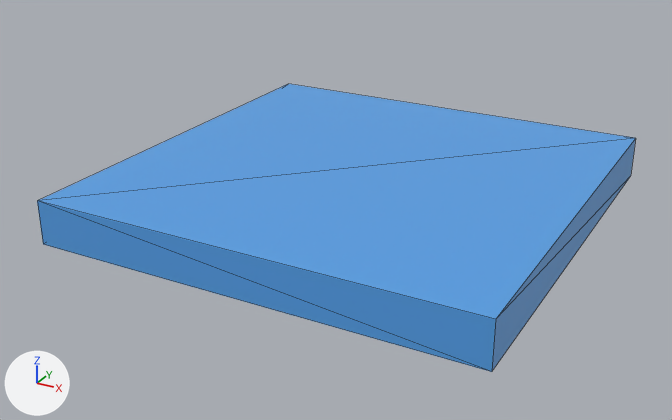
One commit to the glTF model glbfs/farside.gltf: the scene before it, then after it.
The view is the same before and after, from a 50 mm lens placed at (18.0, -35.2, 16.2), pointed at (-0.6, -1.3, -0.8). Every picture has the same lights, and +X, +Y and +Z are marked at lower left. Mesh edges are drawn as thin lines. Where no turn or scale is listed for an object, it has been applied to the vertices.

Script lines for the objects in view, before the commit:
```python
mat_material = principled_material('Material')
mat_material.base_color = (0.0906, 0.354, 0.8)  # blue #55a0e7
mat_material.roughness = 0.4
me_cube = bpy.data.meshes.new('Cube')
me_cube.from_pydata(...)  # a box spanning x -10.0..10.0, y -10.0..10.0, z -1.0..1.0
me_cube.materials.append(mat_material)  # blue #55a0e7
ob_cube = bpy.data.objects.new('Cube', me_cube)
ob_cube.location = (0.0, 0.0, 0.0)
```
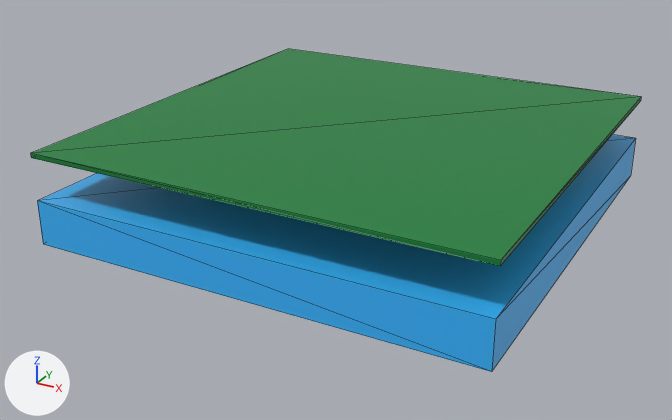
The change, as a diff of the scene's bpy script:
```diff
--- a/glbfs/farside.gltf.py
+++ b/glbfs/farside.gltf.py
@@ img_modern_world_health_day_greeting_twitter_post__350___350_px__4 @@
+img_modern_world_health_day_greeting_twitter_post__350___350_px__4 = load_image('Modern World Health Day Greeting Twitter Post (350 × 350 px)-4', '_unpacked/Modern_World_Health_Day_Greeting_Twitter_Post__350___350_px_-4', 40, 40, 'sRGB')
@@ img_copy_of_untitled_17 @@
+img_copy_of_untitled_17 = load_image('Copy of Untitled-17', '_unpacked/Copy_of_Untitled-17', 40, 40, 'sRGB')
@@ mat_material @@
 mat_material = principled_material('Material')
-mat_material.base_color = (0.0906, 0.354, 0.8)  # blue #55a1e7
+mat_material.texture = img_modern_world_health_day_greeting_twitter_post__350___350_px__4
 mat_material.roughness = 0.4
@@ mat_material_001 @@
+mat_material_001 = principled_material('Material.001')
+mat_material_001.texture = img_copy_of_untitled_17
+mat_material_001.roughness = 0.4
@@ me_cube_001 @@
+me_cube_001.from_pydata(...)  # a box spanning x -10.0..10.0, y -10.0..10.0, z -0.1..0.1
+me_cube_001.materials.append(mat_material_001)  # picture img_copy_of_untitled_17
@@ ob_cube_001 @@
+ob_cube_001 = bpy.data.objects.new('Cube.001', me_cube_001)
+ob_cube_001.location = (0.0, 0.0, 3.0)
```

Location of each change, (x1, y1, x2, y2) in pixels of the pictures (672 x 420 px):
'Cube', surface changed
    both: (37, 84, 636, 372)
'Cube.001', added (green)
    after: (30, 49, 641, 266)
